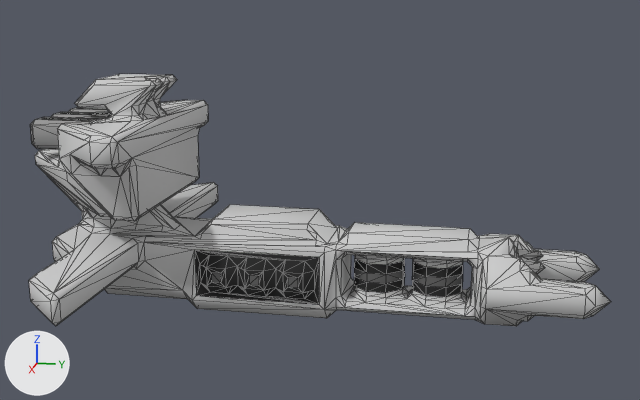
Two versions of the OBJ model src/jsMain/resources/meshes/fulkreykk-3-tefran-class.obj, one commit apart.
Rendered twice from a camera (50 mm lens) standing at (87.5, 18.7, 33.6) and looking at (-0.2, 1.2, 11.7). Arrows for +X, +Y and +Z are at lower left; the lights stay in place. Mesh edges are drawn as thin lines. Where no turn or scale is listed for an object, it has been applied to the vertices.

The scene before the commit, as lines of its bpy script (objects in view):
```python
me_fulkreykk_3_tefran_class = bpy.data.meshes.new('fulkreykk-3-tefran-class')
me_fulkreykk_3_tefran_class.from_pydata(...)  # 975 vertices, 1836 faces; spans x -22.5..22.5, y -30.0..30.0, z 0.0..24.0
me_fulkreykk_3_tefran_class.materials.append(mat_fulkreykk_3_tefran_class)
ob_fulkreykk_3_tefran_class = bpy.data.objects.new('fulkreykk-3-tefran-class', me_fulkreykk_3_tefran_class)
ob_fulkreykk_3_tefran_class.location = (0.0, 0.0, 0.0)
```
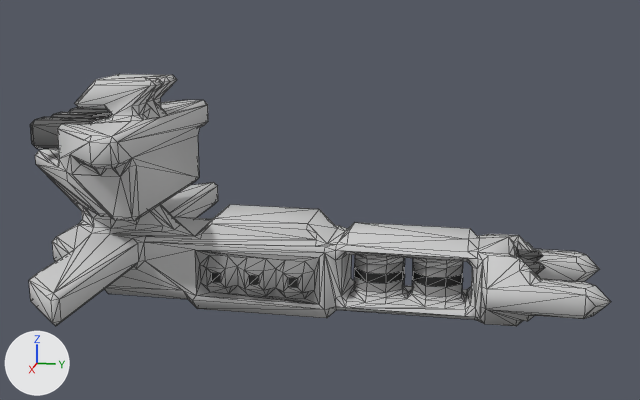
Pixel boxes (x1, y1, x2, y2) of what changed, in the pictures (640 x 400 px; the box of a moved part takes in the faces that stretch with it):
part 1 of me_fulkreykk_3_tefran_class, moved or reshaped
    before: (202, 258, 247, 294)
    after: (324, 255, 365, 318)
part 2 of me_fulkreykk_3_tefran_class, moved or reshaped
    before: (531, 256, 543, 261)
    after: (531, 256, 610, 319)
part 3 of me_fulkreykk_3_tefran_class, moved or reshaped (not visible before)
    after: (143, 103, 160, 119)
part 4 of me_fulkreykk_3_tefran_class, surface changed
    both: (30, 107, 545, 305)

The edits, one by one:
me_fulkreykk_3_tefran_class is used by ob_fulkreykk_3_tefran_class; location (0.0, 0.0, 0.0).
me_fulkreykk_3_tefran_class had 975 vertices, 1836 faces and spanned x -22.5..22.5, y -30.0..30.0, z 0.0..24.0.
me_fulkreykk_3_tefran_class now has 972 vertices, 1837 faces and spans x -22.5..22.5, y -30.0..30.0, z 0.0..24.0.
me_fulkreykk_3_tefran_class part 1: 6 vertices removed from x -5.0..5.0, y -10.0..11.5, z 2.5..5.5; 6 vertices added at x -5.0..4.0, y -12.0..6.0, z 0.5..6.5.
me_fulkreykk_3_tefran_class part 2: 1 vertex moved from x -2.0, y 23.0, z 5.5 to x -2.0, y 22.5, z 5.0; 5 vertices removed from x -5.0..5.0, y 22.5..29.5, z 2.0..5.5; 2 vertices added at x 0.5..5.0, y 22.5..29.5, z 2.5..4.0.
me_fulkreykk_3_tefran_class part 3: 1 vertex removed from x -2.5, y -23.5, z 8.5; 1 vertex added at x 1.0, y -16.5, z 21.0.
me_fulkreykk_3_tefran_class part 4: 466 kept faces spanning x -5.8..5.8, y -28.0..24.0, z 1.7..20.0 get new texture (UV) coordinates.
